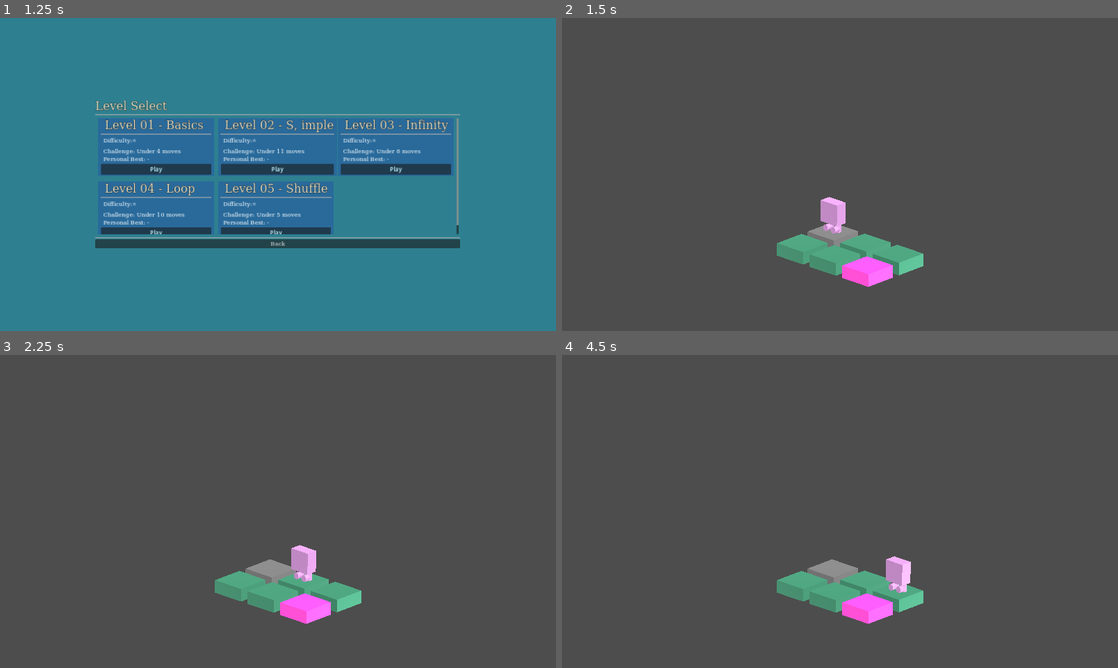
Above: before the commit, frames 1-4 (two rows, left to right).
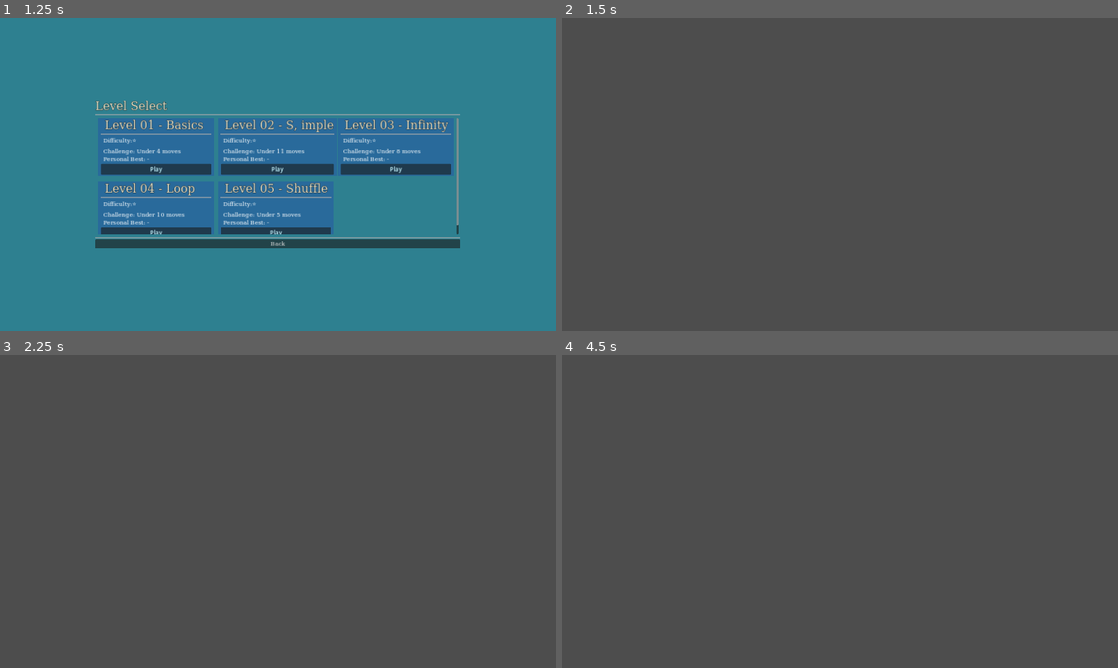
Above: after the commit, the same moments.

Repository: JakeDaSpud/triso
Game: Godot game, scene res://Scenes/Menus/StartMenu.tscn
Two runs of this game, one before a commit and one after it. Both use one fixed random seed, a clock stepped at 60 frames per second and the inputs below.
Inputs:
- Up to frame 1 (1.25 s): click "Level Select" at 0.5 s
- Up to frame 2 (1.5 s): click "Play" at 1.25 s
- Up to frame 3 (2.25 s): tap Enter (ui_accept) at 2 s; hold D (Right) from 2.03 s (still down)
- Up to frame 4 (4.5 s): tap Enter (ui_accept) at 2.27, 2.75, 3.02, 3.5, 4.25 s; release D (Right) at 2.78 s; hold S (Down) 2.78-3.53 s; hold D (Right) 3.53-4.28 s; hold W (Up) from 4.28 s (still down)

Frame 1 is identical in both runs. In frame 2, 3.4% of the frame differs, in the area x 38-65%, y 57-86%; in frame 3, 3.4%; in frame 4, 3.4%.
Error after the commit: Attempt to call function 'get_as_text' in base 'null instance' on a null instance. (res://Scripts/level_loader.gd:85)

Commit message:
:truck: moved level .txts into folder
:sparkles: added check for players standing on end goals

Diff:
--- a/Scenes/Levels/Dynamic_Level.tscn
+++ b/Scenes/Levels/Dynamic_Level.tscn
@@ -1,7 +1,7 @@
 [gd_scene load_steps=4 format=3 uid="uid://023dl7lti4dx"]
 
 [ext_resource type="Script" path="res://Scripts/level_loader.gd" id="1_opnp5"]
-[ext_resource type="Script" path="res://Scenes/Levels/pause_menu.gd" id="2_8xam4"]
+[ext_resource type="Script" path="res://Scripts/pause_menu.gd" id="2_8xam4"]
 [ext_resource type="Theme" uid="uid://bwxyf1daqa28p" path="res://Assets/Themes/normal_theme.tres" id="3_ho1sy"]
 
 [node name="Dynamic_Level" type="Node3D"]
--- a/Scenes/Menus/StartMenu.tscn
+++ b/Scenes/Menus/StartMenu.tscn
@@ -1,7 +1,7 @@
 [gd_scene load_steps=6 format=3 uid="uid://cubpyoliwesop"]
 
 [ext_resource type="Theme" uid="uid://bi3a0ha1ob2vt" path="res://Assets/Themes/main_theme.tres" id="1_6qus3"]
-[ext_resource type="Script" path="res://Scenes/Menus/start_menu.gd" id="1_s6gm7"]
+[ext_resource type="Script" path="res://Scripts/start_menu.gd" id="1_s6gm7"]
 [ext_resource type="Theme" uid="uid://bwxyf1daqa28p" path="res://Assets/Themes/normal_theme.tres" id="3_fnmx3"]
 [ext_resource type="PackedScene" uid="uid://c63ydq1syhe8l" path="res://Scenes/Menus/level_select_scene.tscn" id="4_xp50j"]
 
--- a/Scenes/Menus/level_select_scene.tscn
+++ b/Scenes/Menus/level_select_scene.tscn
@@ -1,7 +1,7 @@
 [gd_scene load_steps=8 format=3 uid="uid://c63ydq1syhe8l"]
 
 [ext_resource type="Theme" uid="uid://bi3a0ha1ob2vt" path="res://Assets/Themes/main_theme.tres" id="1_jtg04"]
-[ext_resource type="Script" path="res://Scenes/Menus/level_select_scene.gd" id="1_ycft7"]
+[ext_resource type="Script" path="res://Scripts/level_select_scene.gd" id="1_ycft7"]
 [ext_resource type="Theme" uid="uid://bwxyf1daqa28p" path="res://Assets/Themes/normal_theme.tres" id="2_xt1fr"]
 
 [sub_resource type="Theme" id="Theme_rk8y6"]
--- a/Scripts/player_script.gd
+++ b/Scripts/player_script.gd
@@ -11,6 +11,8 @@
 var GotEmpty = false;
 var count = 0;
 var timer : int;
+
+@export var onGoalTile : bool = false;
 
 # Called when the node enters the scene tree for the first time.
 func _ready():
@@ -52,6 +54,9 @@
 				print(shape,": ",x,",",y)
 				break;
 
+		Board = get_parent().Board;
+		checkIfOnGoal();
+
 	if Input.is_action_just_pressed("Up") && timer > 2:
 		timer = 0;
 		far = y-1;
@@ -68,6 +73,9 @@
 				y -= 1;
 				print(shape,": ",x,",",y)
 				break;
+
+		Board = get_parent().Board;
+		checkIfOnGoal();
 
 	if Input.is_action_just_pressed("Right") && timer > 2:
 		timer = 0;
@@ -86,6 +94,9 @@
 				print(shape,": ",x,",",y)
 				break;
 
+		Board = get_parent().Board;
+		checkIfOnGoal();
+
 	if Input.is_action_just_pressed("Down") && timer > 2:
 		timer = 0;
 		far = y+1;
@@ -103,8 +114,25 @@
 				print(shape,": ",x,",",y)
 				break;
 
+		Board = get_parent().Board;
+		checkIfOnGoal();
+
 	if Input.is_action_just_pressed("ui_accept"):
 		count += 1;
 		print("\nBoard ", count)
 		for inner_array in Board:
 			print(inner_array, inner_array.size());
+
+
+func checkIfOnGoal():
+	if BoardEmpty[y][x] == "x" && self.shape == "c":
+		self.onGoalTile = true;
+
+	elif BoardEmpty[y][x] == "y" && self.shape == "s":
+		self.onGoalTile = true;
+
+	elif BoardEmpty[y][x] == "z" && self.shape == "t":
+		self.onGoalTile = true;
+
+	else:
+		self.onGoalTile = false;
Renamed: Scenes/Levels/Level-00_Testing.txt -> Scenes/Levels/Level Data/Level-00_Testing.txt
Renamed: Scenes/Levels/Level-01_Basics.txt -> Scenes/Levels/Level Data/Level-01_Basics.txt
Renamed: Scenes/Levels/Level-02_S_imple.txt -> Scenes/Levels/Level Data/Level-02_S_imple.txt
Renamed: Scenes/Levels/Level-03_Infinity.txt -> Scenes/Levels/Level Data/Level-03_Infinity.txt
Renamed: Scenes/Levels/Level-04_Loop.txt -> Scenes/Levels/Level Data/Level-04_Loop.txt
Renamed: Scenes/Levels/Level-05_Shuffle.txt -> Scenes/Levels/Level Data/Level-05_Shuffle.txt
Renamed: Scenes/Menus/level_select_scene.gd -> Scripts/level_select_scene.gd
Renamed: Scenes/Levels/pause_menu.gd -> Scripts/pause_menu.gd
Renamed: Scenes/Menus/start_menu.gd -> Scripts/start_menu.gd
